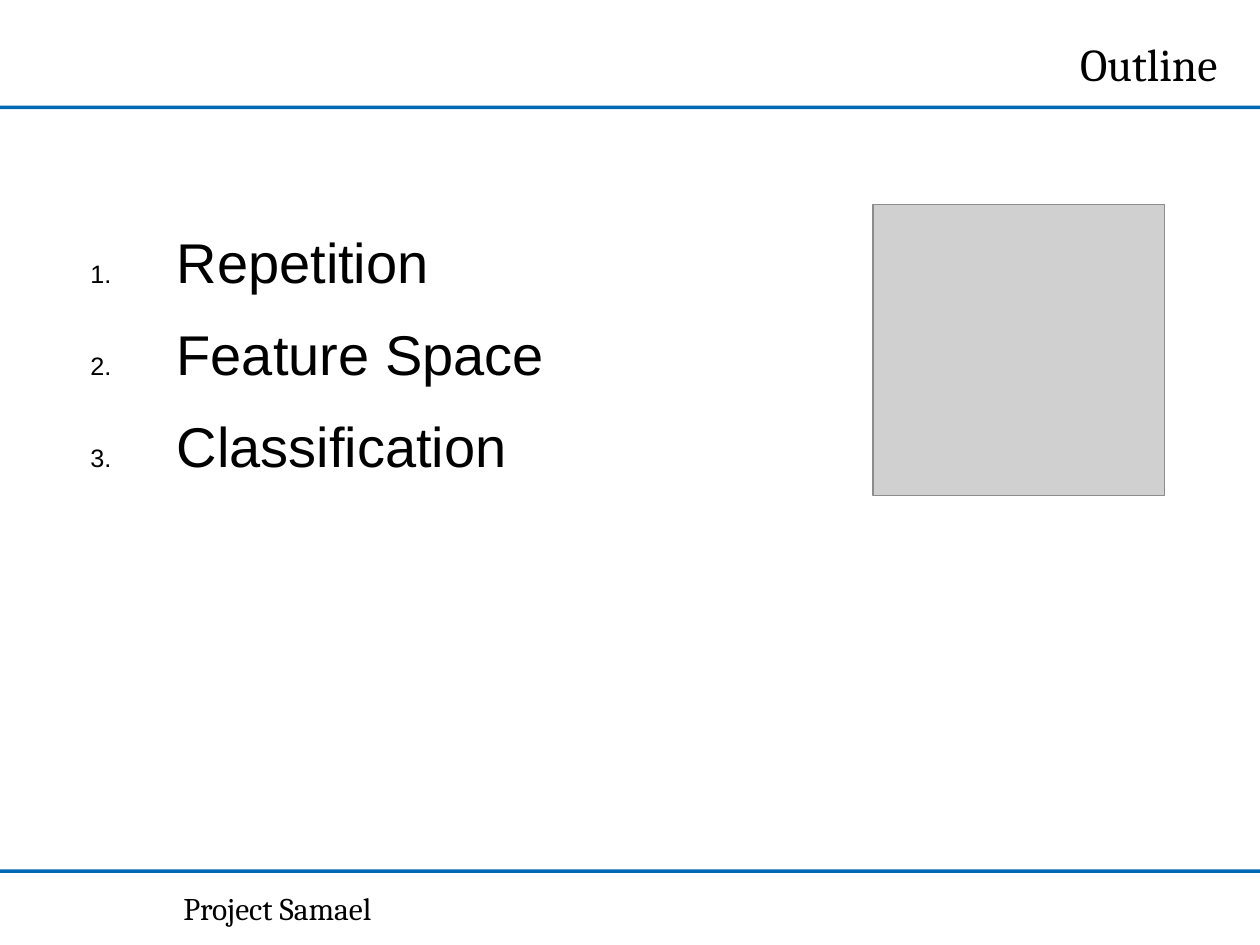
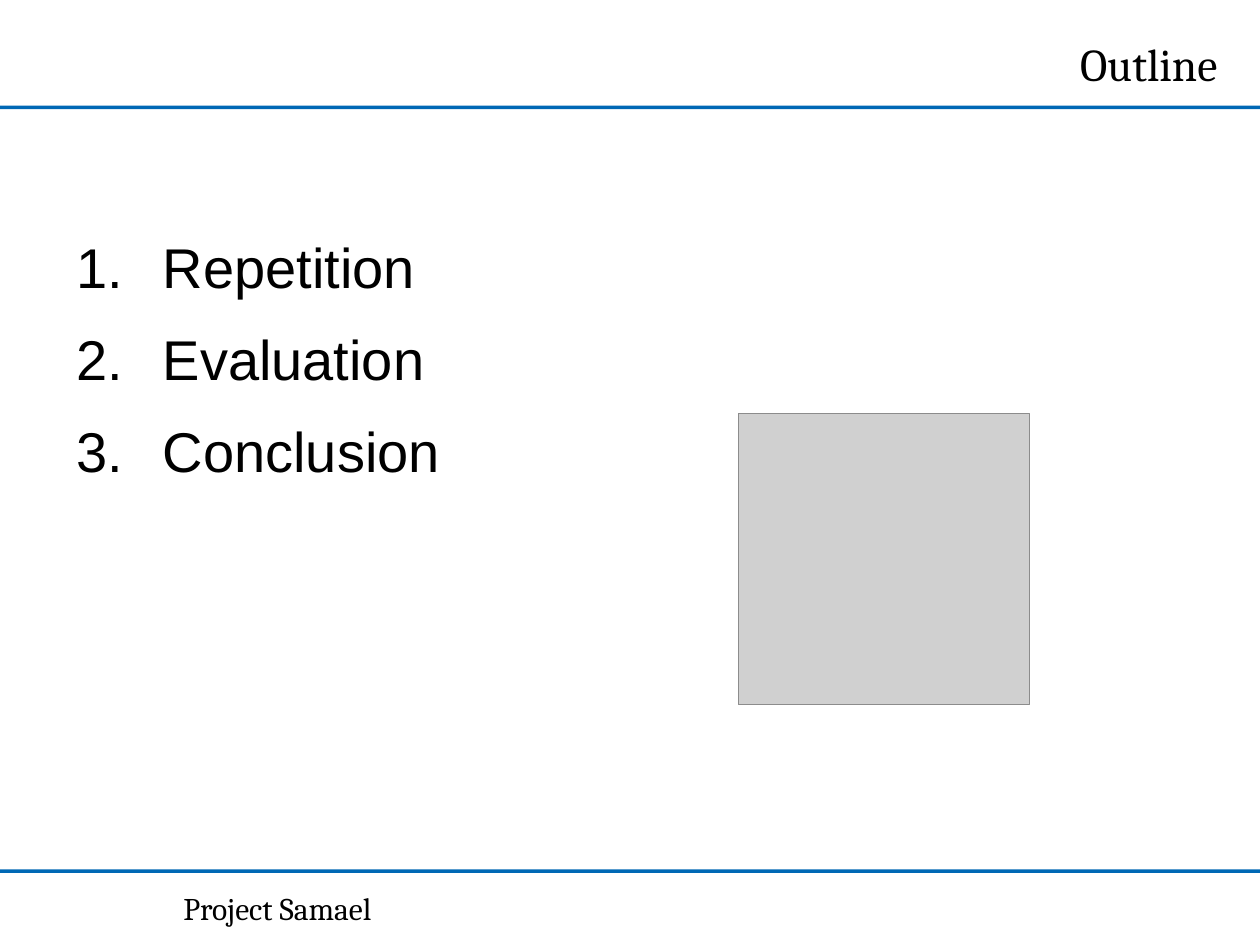
Before and after one commit to NPTricky/img-classification-ss13, a slide deck: slide 2 of doc/PPT-2013-07-10/m3-presentation.ppt. Drawn at 1260x945 pixels with LibreOffice and Linux fonts; fonts in the diff are those of the drawing; grey boxes stand for pictures; background and template pictures are left out. Boxes give left, top, right and bottom in pixels: in the first picture for what was removed or moved away, otherwise in the second. Text is boxed around its words. In the diff, an @@ line names an element or a change of style, - is before the commit and + after.

```diff
--- a/doc/PPT-2013-07-10/m3-presentation.ppt
+++ b/doc/PPT-2013-07-10/m3-presentation.ppt
@@ text "Repetition": place and size @@
-text "Repetition" at box(177, 242, 544, 468)
+text "Repetition" at box(163, 247, 440, 473)
@@ text at box(163, 339, 440, 473): text changed @@
-2. Feature Space
-3. Classification
+2. Evaluation
+3. Conclusion
@@ picture: place and size @@
-picture at box(873, 204, 1164, 495)
+picture at box(738, 413, 1029, 704)
```
Also in this commit, not shown: 2 other slides changed, 2 slides added, 3 slides removed.
